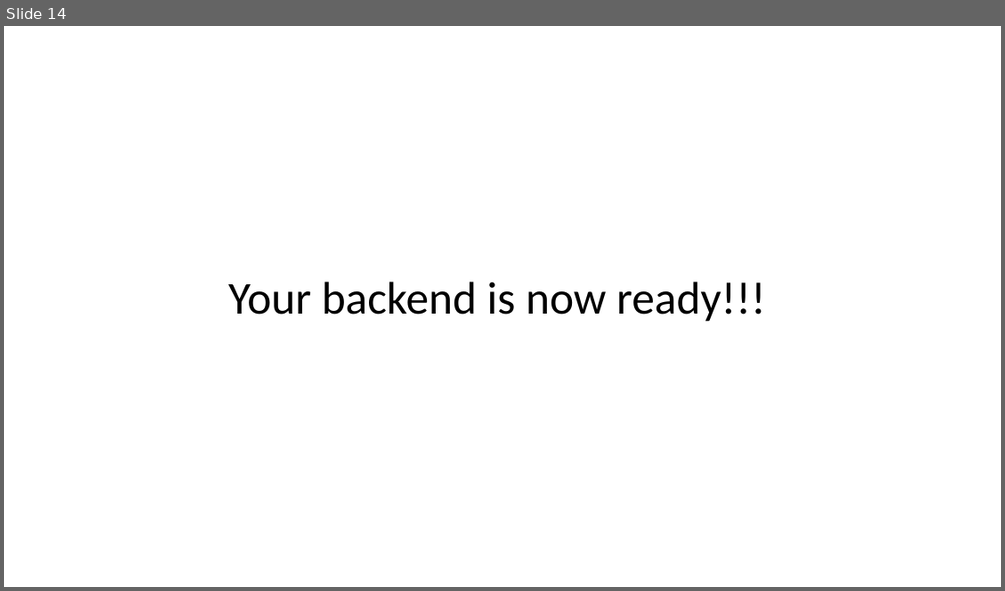
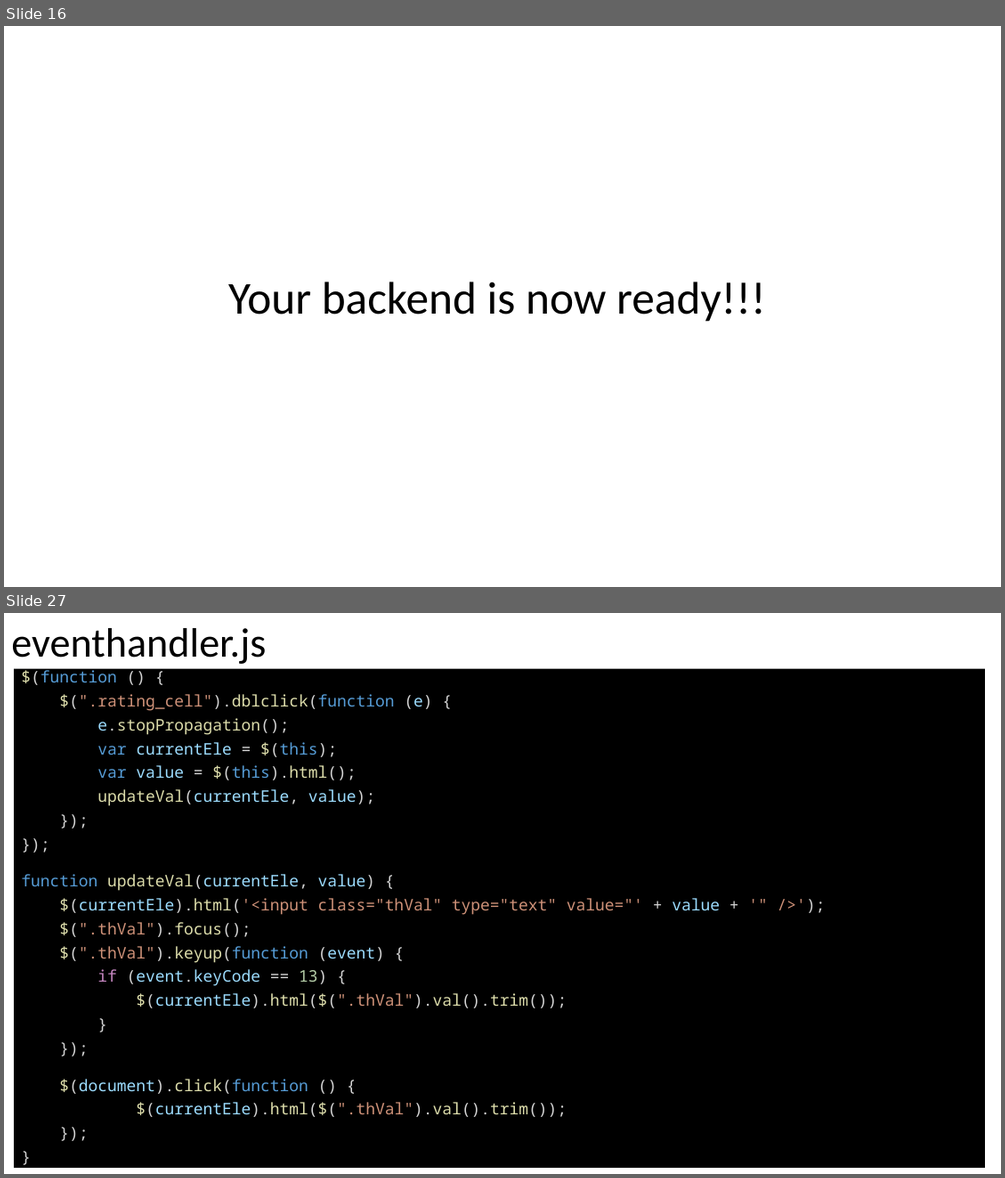
Before and after one commit to DivyaKampalli/movie-rating, a slide deck: Fullstack Tutorial.pptx. Shown one above the other, each under a label of ours: slide 14 before the commit, slides 16 and 27 after it; the slides between them are not shown. The pictures are 1005x591 and 1005x1178 pixels, drawn with LibreOffice and Linux fonts; fonts in the diff are those of the drawing. Boxes give left, top, right and bottom in pixels: in the first picture for what was removed or moved away, otherwise in the second. Text is boxed around its words. In the diff, an @@ line names an element or a change of style, - is before the commit and + after.

```diff
--- a/Fullstack Tutorial.pptx
+++ b/Fullstack Tutorial.pptx
@@ slide 27 added at [4,613,1001,1174], background #FFFFFF @@
@@ title added at [11,628,266,664], 39.6 pt, text #000000 @@
+eventhandler.js
@@ text added at [14,668,985,1167], fill #000000, 15.4 pt, text #D4D4D4 @@
+$(function () {
+$(".rating_cell").dblclick(function (e) {
+e.stopPropagation();
+var currentEle = $(this);
+var value = $(this).html();
+updateVal(currentEle, value);
+});
+});
+function updateVal(currentEle, value) {
+$(currentEle).html('<input class="thVal" type="text" value="' + value + '" />');
+$(".thVal").focus();
+$(".thVal").keyup(function (event) {
+if (event.keyCode == 13) {
+$(currentEle).html($(".thVal").val().trim());
+}
+});
+$(document).click(function () {
+$(currentEle).html($(".thVal").val().trim());
+});
+}
@@ what was slide 14 is now slide 16 @@
```
Also in this commit, not shown: 4 slides changed, 12 other slides added, 7 other files.
